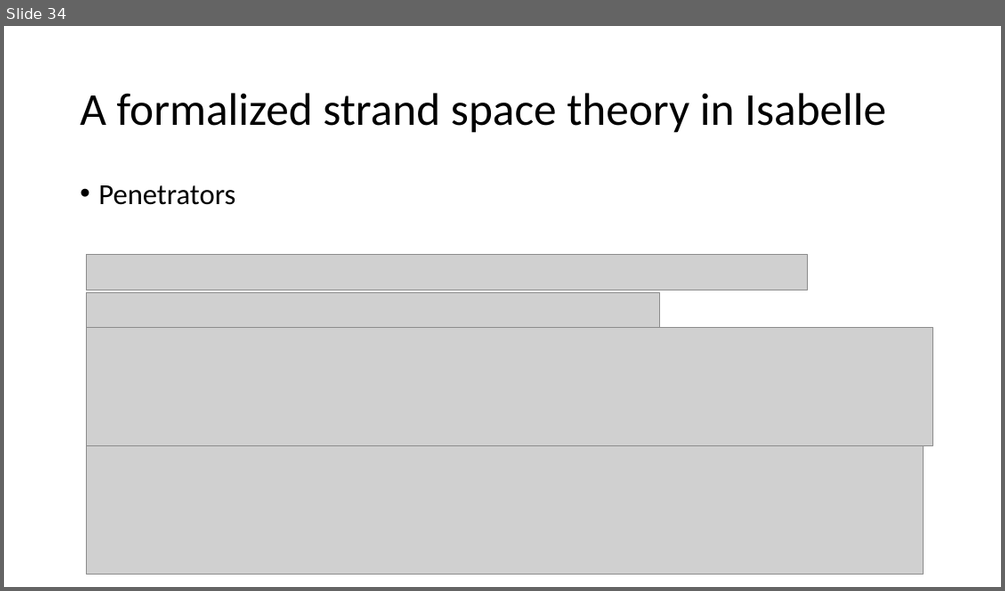
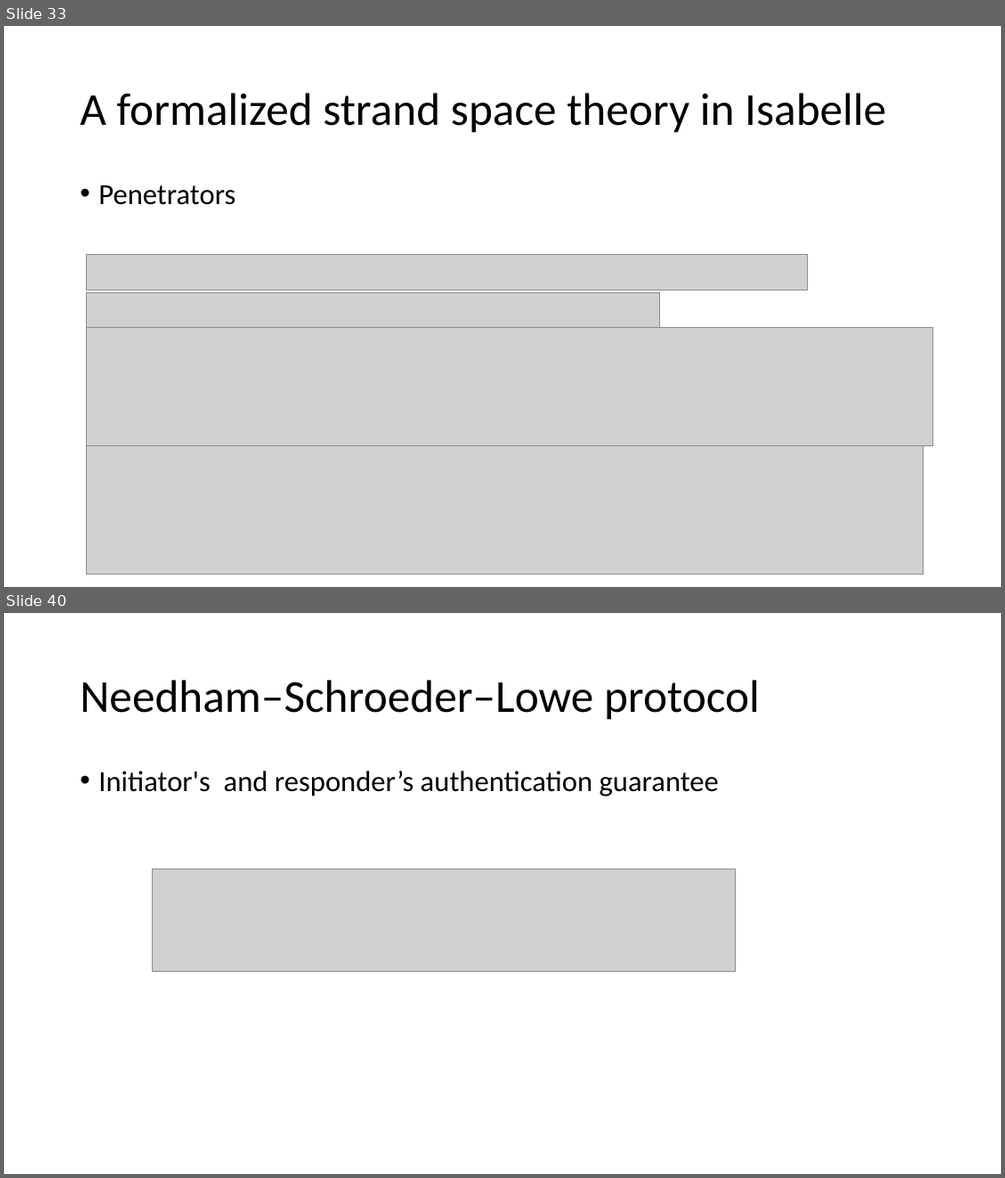
Before and after one commit to bacmive/paper_notes, a slide deck: notes7-strand space.pptx. Shown one above the other, each under a label of ours: slide 34 before the commit, slides 33 and 40 after it; the slides between them are not shown. The pictures are 1005x591 and 1005x1178 pixels, drawn with LibreOffice and Linux fonts; fonts in the diff are those of the drawing; grey boxes stand for pictures. Boxes give left, top, right and bottom in pixels: in the first picture for what was removed or moved away, otherwise in the second. Text is boxed around its words. In the diff, an @@ line names an element or a change of style, - is before the commit and + after.

```diff
--- a/notes7-strand space.pptx
+++ b/notes7-strand space.pptx
@@ slide 40 added at box(4, 613, 1001, 1174), background #FFFFFF @@
@@ title added at box(80, 680, 760, 720), 44 pt, text #000000 @@
+Needham–Schroeder–Lowe protocol
@@ text added at box(98, 771, 719, 796), 28 pt, text #000000 @@
+• Initiator's and responder’s authentication guarantee
@@ picture added at box(152, 868, 735, 971) @@
@@ what was slide 34 is now slide 33 @@
```
Also in this commit, not shown: 2 slides changed, 9 other slides added, 2 slides removed, 1 other file.
